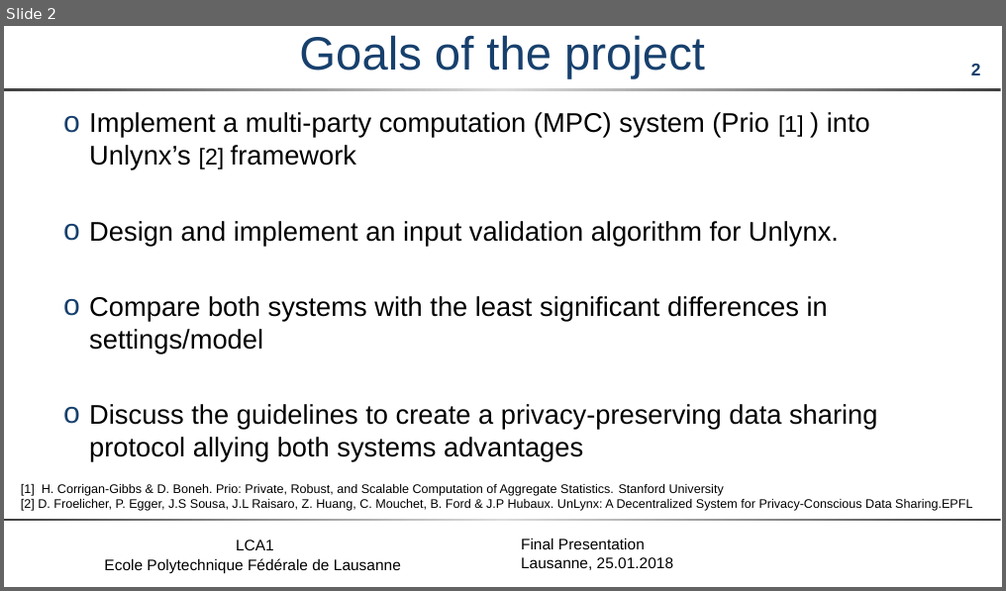
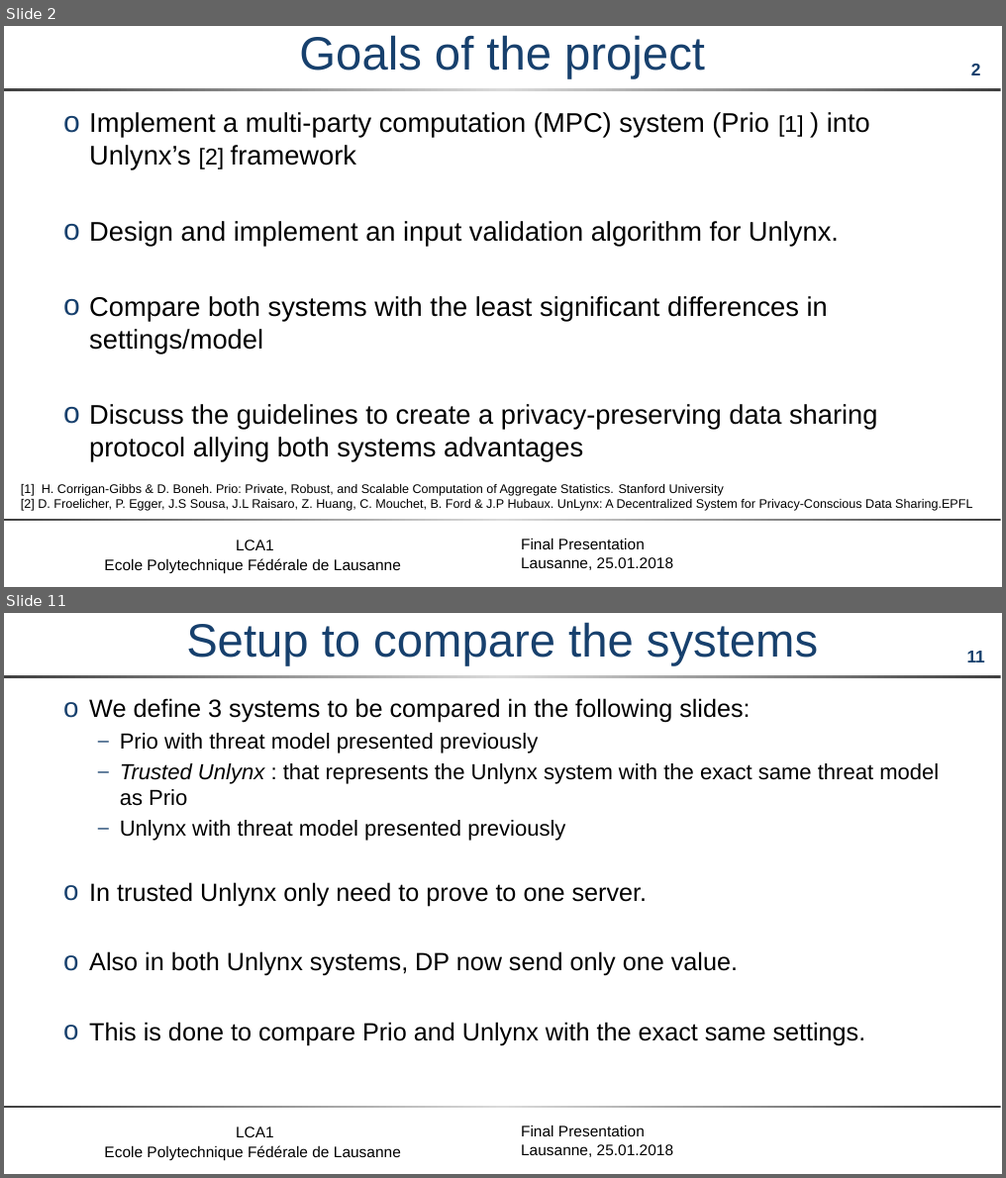
Before and after one commit to maxpr/MasterProjectDocuments, a slide deck: doc/FinalPresentation.pptx. Shown one above the other, each under a label of ours: slide 2 before the commit, slides 2 and 11 after it; the slides between them are not shown. The pictures are 1006x591 and 1006x1178 pixels, drawn with LibreOffice and Linux fonts; fonts in the diff are those of the drawing; background and template pictures are left out. Boxes give left, top, right and bottom in pixels: in the first picture for what was removed or moved away, otherwise in the second. Text is boxed around its words. In the diff, an @@ line names an element or a change of style, - is before the commit and + after.

```diff
--- a/doc/FinalPresentation.pptx
+++ b/doc/FinalPresentation.pptx
@@ slide 11 added at (4, 613, 1002, 1174), background #FFFFFF; not listed: 5 template elements that a slide beside it also shows @@
@@ title added at (186, 622, 818, 666), 45 pt, text #17406D @@
+Setup to compare the systems
@@ text added at (89, 698, 939, 1046), 24 pt, text #000000 @@
+o We define 3 systems to be compared in the following slides:
+  – Prio with threat model presented previously
+  – Trusted Unlynx : that represents the Unlynx system with the exact same threat model as Prio
+  – Unlynx with threat model presented previously
+o In trusted Unlynx only need to prove to one server.
+o Also in both Unlynx systems, DP now send only one value.
+o This is done to compare Prio and Unlynx with the exact same settings.
```
Also in this commit, not shown: 2 slides changed, 16 other slides added, 1 slide removed, 3 other files.
